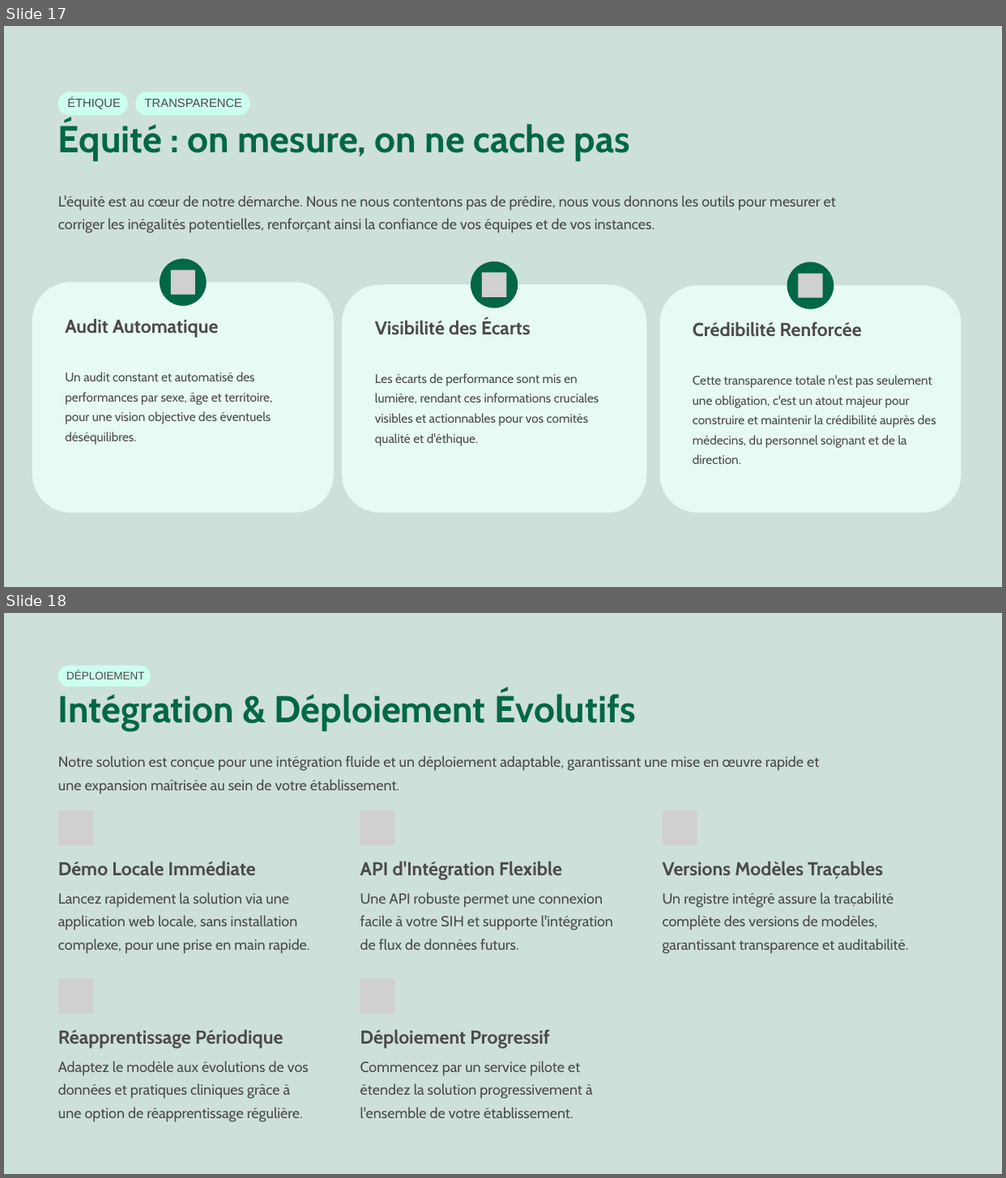
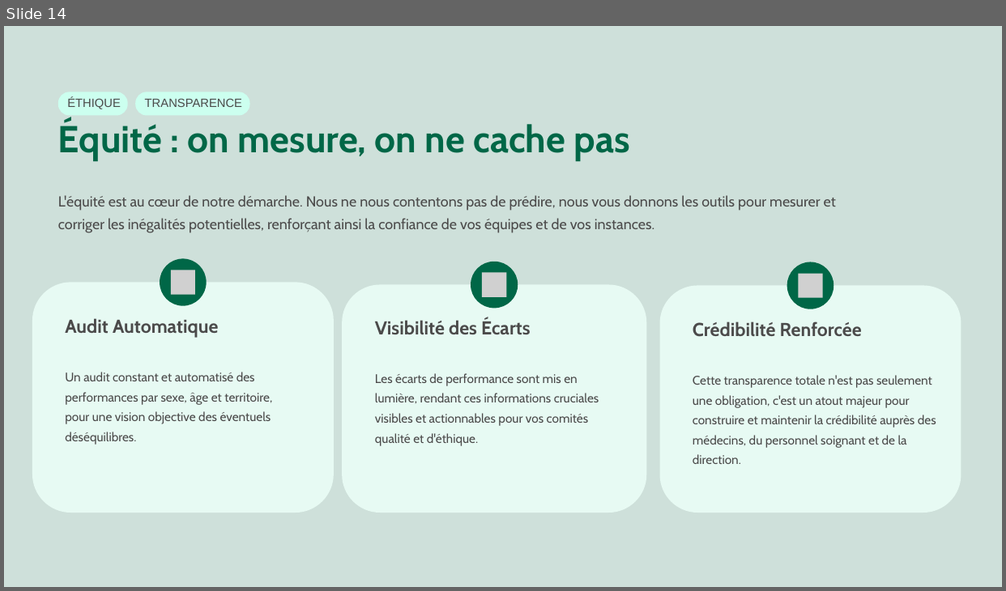
Before and after one commit to Leo-Segalini/CISIA---Sujet-Sante-, a slide deck: Projet_CISIALSB.pptx. Shown one above the other, each under a label of ours: slides 17 and 18 before the commit, slide 14 after it. The pictures are 1006x1178 and 1006x591 pixels, drawn with LibreOffice and Linux fonts; fonts in the diff are those of the drawing; grey boxes stand for pictures; background and template pictures are left out. Boxes give left, top, right and bottom in pixels: in the first picture for what was removed or moved away, otherwise in the second. Text is boxed around its words. In the diff, an @@ line names an element or a change of style, - is before the commit and + after.

```diff
--- a/Projet_CISIALSB.pptx
+++ b/Projet_CISIALSB.pptx
@@ slide 18 removed at <box>4,613,1002,1174</box>, background picture (left out) @@
@@ freeform shape removed at <box>4,613,1002,1174</box> @@
@@ freeform shape removed at <box>58,666,151,687</box> @@
@@ text removed at <box>66,671,144,679</box> @@
-DÉPLOIEMENT
@@ text removed at <box>58,691,635,731</box> @@
-Intégration & Déploiement Évolutifs
@@ text removed at <box>58,756,819,794</box> @@
-Notre solution est conçue pour une intégration fluide et un déploiement adaptable, garantissant une mise en œuvre rapide et
-une expansion maîtrisée au sein de votre établissement.
@@ picture removed at <box>58,811,93,845</box> @@
@@ picture removed at <box>360,811,395,845</box> @@
@@ picture removed at <box>663,811,697,845</box> @@
@@ text removed at <box>58,861,256,875</box> @@
-Démo Locale Immédiate
@@ text removed at <box>360,861,562,880</box> @@
-API d'Intégration Flexible
@@ text removed at <box>663,861,883,879</box> @@
-Versions Modèles Traçables
@@ text removed at <box>58,892,310,954</box> @@
-Lancez rapidement la solution via une
-application web locale, sans installation
-complexe, pour une prise en main rapide.
@@ text removed at <box>360,892,613,950</box> @@
-Une API robuste permet une connexion
-facile à votre SIH et supporte l'intégration
-de flux de données futurs.
@@ text removed at <box>663,892,908,954</box> @@
-Un registre intégré assure la traçabilité
-complète des versions de modèles,
-garantissant transparence et auditabilité.
@@ picture removed at <box>58,979,93,1014</box> @@
@@ picture removed at <box>360,979,395,1014</box> @@
@@ text removed at <box>58,1029,283,1049</box> @@
-Réapprentissage Périodique
@@ text removed at <box>360,1029,549,1049</box> @@
-Déploiement Progressif
@@ text removed at <box>58,1061,309,1122</box> @@
-Adaptez le modèle aux évolutions de vos
-données et pratiques cliniques grâce à
-une option de réapprentissage régulière.
@@ text removed at <box>360,1061,593,1118</box> @@
-Commencez par un service pilote et
-étendez la solution progressivement à
-l'ensemble de votre établissement.
@@ what was slide 17 is now slide 14 @@
```
Also in this commit, not shown: 5 slides changed, 2 slides added, 8 other slides removed, 1 other file.
